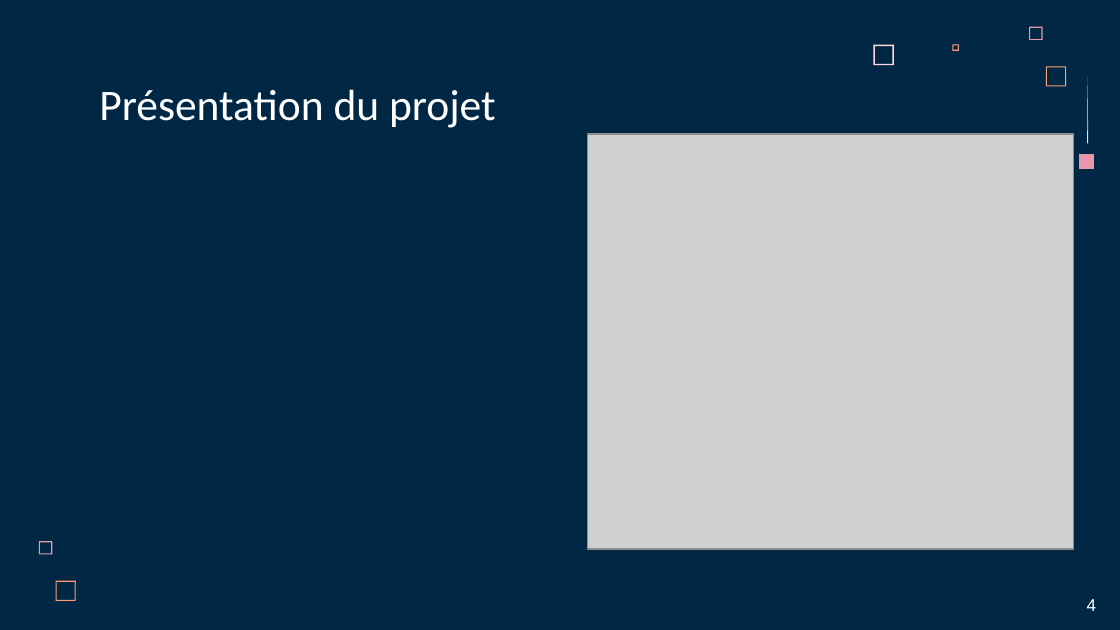
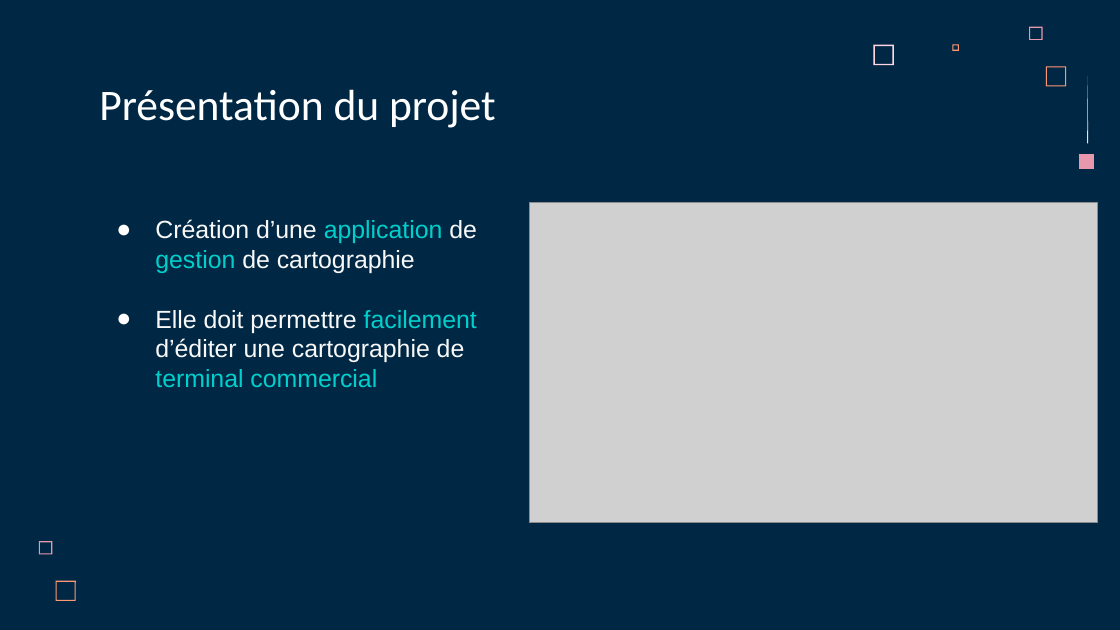
Before and after one commit to LoicSERRE/Projet-annuel-BUT3, a slide deck: slide 3 of Revue de projet/Diapo revue de projet.pptx. Drawn at 1120x630 pixels with LibreOffice and Linux fonts; fonts in the diff are those of the drawing; grey boxes stand for pictures. Boxes give left, top, right and bottom in pixels: in the first picture for what was removed or moved away, otherwise in the second. Text is boxed around its words. In the diff, an @@ line names an element or a change of style, - is before the commit and + after.

```diff
--- a/Revue de projet/Diapo revue de projet.pptx
+++ b/Revue de projet/Diapo revue de projet.pptx
@@ picture: place and size @@
-picture at (588, 134, 1073, 550)
+picture at (530, 203, 1099, 522)
@@ subtitle added at (155, 219, 477, 387), 16 pt, text #F8F8F8 @@
+● Création d’une application de gestion de cartographie
+● Elle doit permettre facilement d’éditer une cartographie de terminal commercial
@@ text removed at (1087, 599, 1097, 611) @@
-4
```
Also in this commit, not shown: 1 other slide changed, 12 slides added, 1 slide removed.
